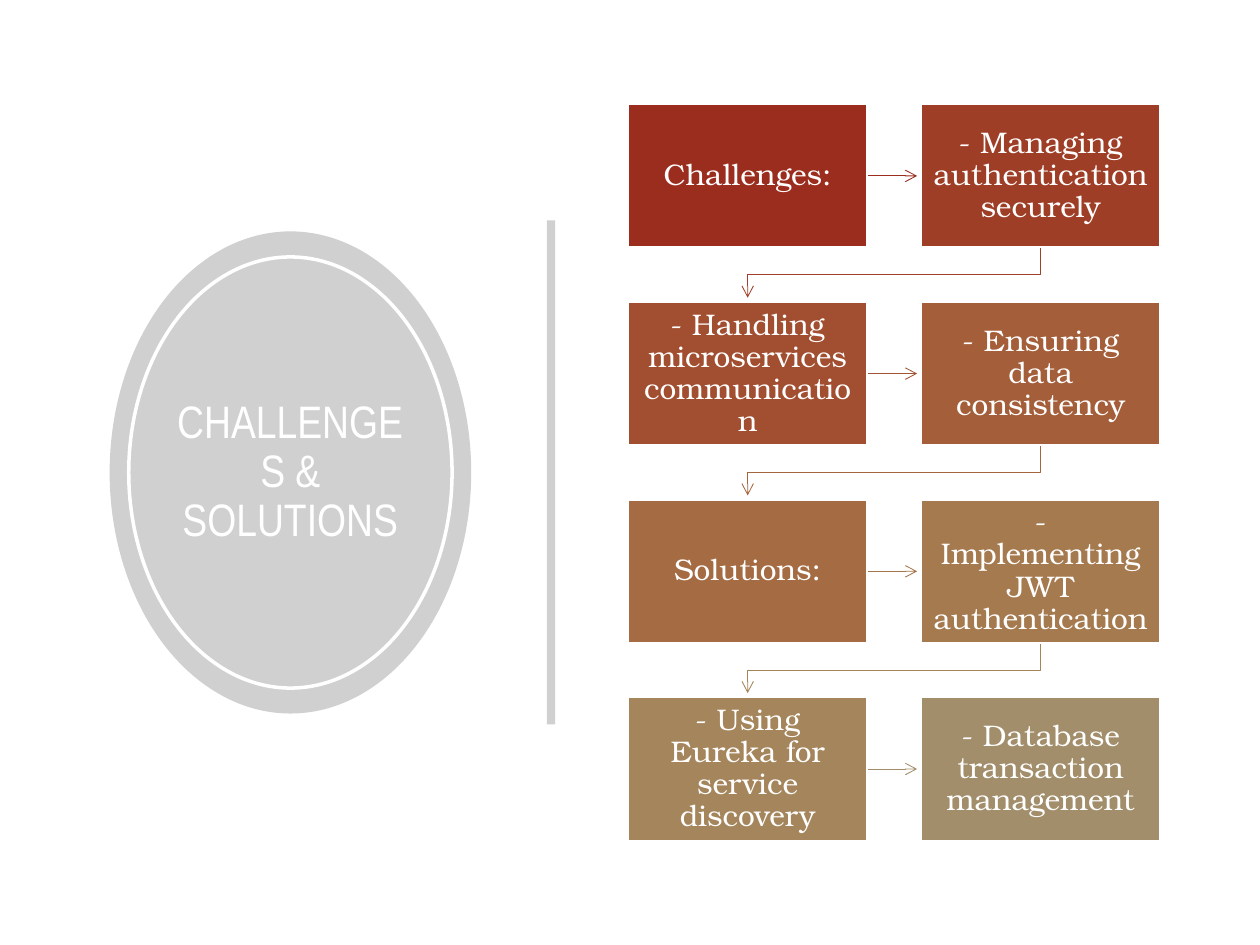
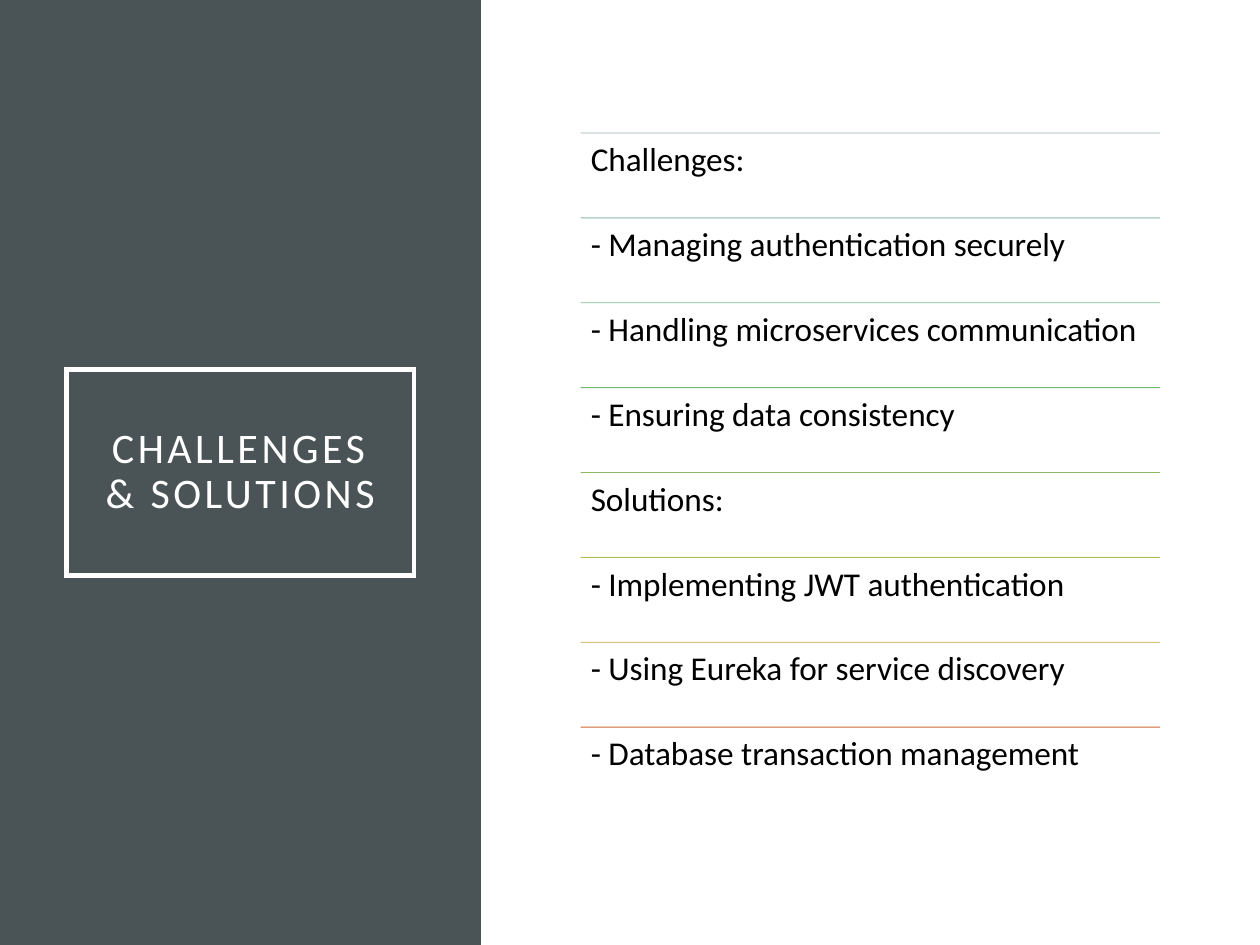
Before and after one commit to Kamalgrg300/bankApp, a slide deck: slide 12 of Banking_Microservices_Presentation.pptx. Drawn at 1260x945 pixels with LibreOffice and Linux fonts; fonts in the diff are those of the drawing; grey boxes stand for pictures; background and template pictures are left out. Boxes give left, top, right and bottom in pixels: in the first picture for what was removed or moved away, otherwise in the second. Text is boxed around its words. In the diff, an @@ line names an element or a change of style, - is before the commit and + after.

```diff
--- a/Banking_Microservices_Presentation.pptx
+++ b/Banking_Microservices_Presentation.pptx
@@ rectangle added at box(0, 0, 481, 945), fill #4A5356 @@
@@ text "Challenges:": place and size @@
-text "Challenges:" at box(664, 163, 832, 192)
+text "Challenges:" at box(591, 148, 745, 177)
@@ picture removed at box(110, 232, 471, 714) @@
@@ picture removed at box(546, 221, 555, 725) @@
@@ size 17 to 19 pt, font TeX Gyre Bonum to Calibri, text colour #FFFFFF to #000000; alignment centre to left; vertical alignment middle to top in 8 elements at box(591, 148, 745, 177), box(608, 318, 1136, 347), box(608, 573, 1065, 602), box(608, 742, 1079, 771), box(608, 403, 955, 432), box(591, 488, 724, 512), box(608, 657, 1065, 686), box(608, 233, 1065, 262) @@
@@ text "- Managing authentication securely": place and size @@
-text "- Managing authentication securely" at box(934, 132, 1148, 224)
+text "- Managing authentication securely" at box(608, 233, 1065, 262)
@@ ellipse removed at box(129, 257, 452, 688) @@
@@ text "- Handling microservices communication": place and size @@
-text "- Handling microservices communication" at box(648, 313, 847, 368)
+text "- Handling microservices communication" at box(608, 318, 1136, 347)
@@ title "CHALLENGES & SOLUTIONS": place and size @@
-title "CHALLENGES & SOLUTIONS" at box(182, 505, 397, 536)
+title "CHALLENGES & SOLUTIONS" at box(67, 369, 415, 576)
@@ title "CHALLENGES & SOLUTIONS" at box(67, 369, 415, 576): size 26 to 24 pt, font Arial Narrow to Calibri, letter spacing 0 to 2 pt; outline none to #FFFFFF 2.5 pt @@
@@ text "- Ensuring data consistency": place and size @@
-text "- Ensuring data consistency" at box(956, 330, 1125, 422)
+text "- Ensuring data consistency" at box(608, 403, 955, 432)
@@ text "Solutions:": place and size @@
-text "Solutions:" at box(674, 558, 821, 581)
+text "Solutions:" at box(591, 488, 724, 512)
@@ text "- Implementing JWT authentication": place and size @@
-text "- Implementing JWT authentication" at box(934, 542, 1148, 630)
+text "- Implementing JWT authentication" at box(608, 573, 1065, 602)
@@ text "- Using Eureka for service ...": place and size @@
-text "- Using Eureka for service ..." at box(671, 709, 825, 833)
+text "- Using Eureka for service ..." at box(608, 657, 1065, 686)
@@ group removed at box(629, 105, 1159, 840): 8 rectangles, 7 freeform shapes @@
@@ text "- Database transaction management": place and size @@
-text "- Database transaction management" at box(947, 724, 1135, 817)
+text "- Database transaction management" at box(608, 742, 1079, 771)
@@ group added at box(581, 134, 1160, 727): 8 lines @@
```
Also in this commit, not shown: 12 other slides changed, 33 other files.
